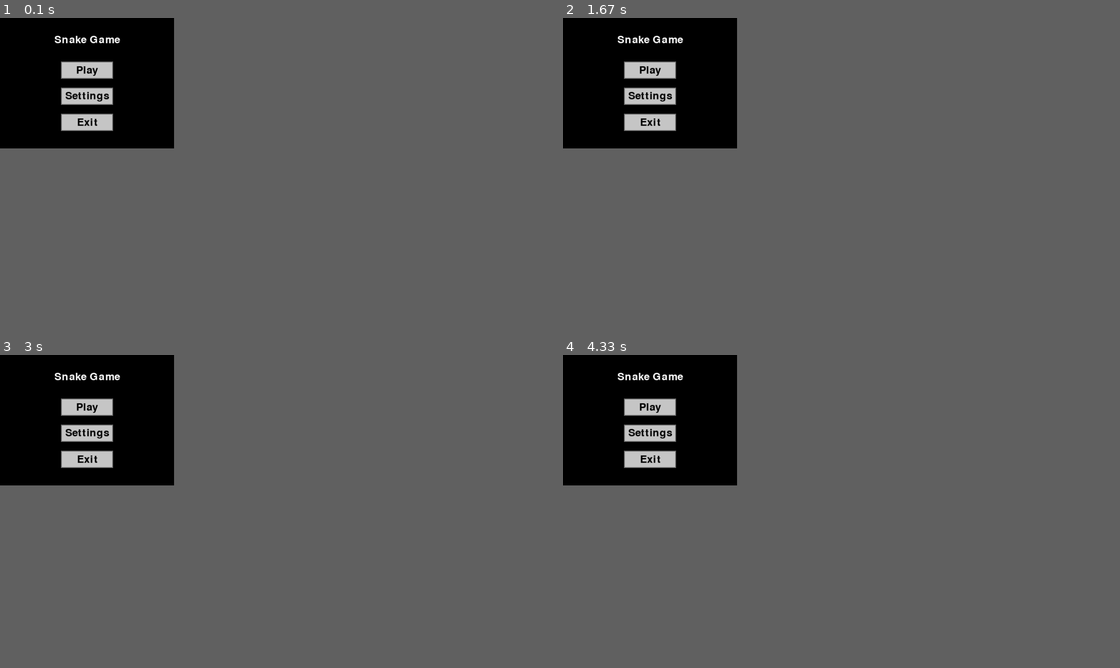
Above: before the commit, frames 1-4 (two rows, left to right).
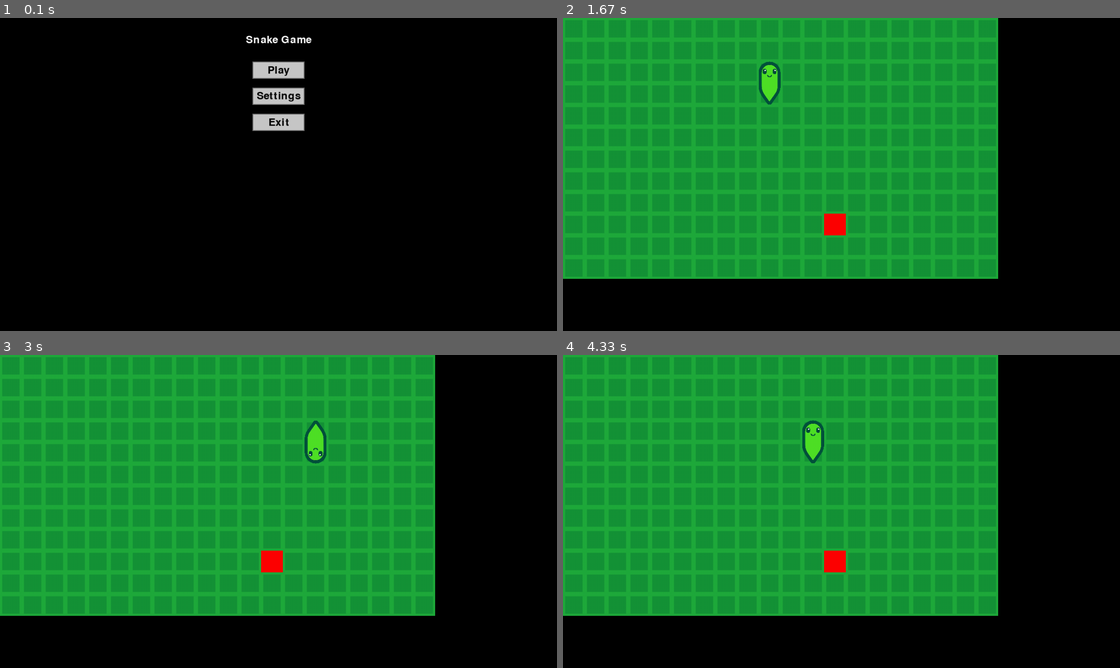
Above: after the commit, the same moments.

Repository: ElChamooo/AlgoBaguette
Game: pygame game, started from main.py
The game is run twice, just before and just after one commit, with the same random seed, the same clock (stepped at 60 frames per second) and the same inputs.
Inputs (mouse positions are in pixels of both pictures, inside the frame that each line leads up to):
- Up to frame 1 (0.1 s): no input
- Up to frame 2 (1.67 s): press the mouse at (841, 71) at 0.37 s; move the mouse to (863, 83) at 0.47 s; release the mouse at (891, 99) at 0.6 s; hold Right 0.67-1.13 s; move the mouse to (819, 89) at 0.7 s; hold Up 1.17-1.63 s; move the mouse to (796, 161) at 1.2 s
- Up to frame 3 (3 s): hold Right 1.67-2.17 s; hold Down from 2.77 s (still down)
- Up to frame 4 (4.33 s): release Down at 3.32 s; hold Left 3.35-3.9 s; hold Up from 3.93 s (still down)
In our replay, the window is 360x270 before the commit and 1152x648 after it. These sizes can differ from the game's own. Grey fills any space a smaller window leaves; there, only what the larger window draws over its background counts as a difference.

The runs differ from the first frame. In frame 1, 3.2% of the frame differs, in the area x 9-56%, y 5-37%; in frame 2, 65%, in the area x 0-79%, y 0-84%; in frame 3, 65%; in frame 4, 65%.

Commit message:
adapting the window size

Diff:
--- a/game/settings.py
+++ b/game/settings.py
@@ -1,5 +1,6 @@
-WINDOW_WIDTH = 400
-WINDOW_HEIGHT = 300
+# Dimensions de la fenêtre
+WINDOW_WIDTH = 1000  # Largeur de la fenêtre
+WINDOW_HEIGHT = 600  # Hauteur de la fenêtre
 
 # Couleurs
 WHITE = (255, 255, 255)
--- a/main.py
+++ b/main.py
@@ -1,4 +1,6 @@
+import os
 import pygame
+from game.settings import WINDOW_WIDTH, WINDOW_HEIGHT
 from ui.menu import main_menu
 from ui.settings_menu import settings_menu
 from snake import main_game
@@ -8,13 +10,16 @@
 
 def main():
     pygame.init()
+    # Initialiser la fenêtre en mode plein écran
+    screen = pygame.display.set_mode((0, 0), pygame.FULLSCREEN)  # (0, 0) pour s'adapter à la résolution de l'écran
+    pygame.display.set_caption("Snake Game")
 
     while True:
-        action = main_menu()
+        action = main_menu(screen)  # Passer l'écran aux menus
         if action == "play":
-            main_game(game_settings["game_speed"], game_settings["apple_count"])
+            main_game(screen, game_settings["game_speed"], game_settings["apple_count"])
         elif action == "settings":
-            game_settings.update(settings_menu(game_settings))  # Met à jour les paramètres globaux
+            game_settings.update(settings_menu(screen, game_settings))  # Passer l'écran aux paramètres
         elif action == "exit":
             break
 
--- a/snake.py
+++ b/snake.py
@@ -159,7 +159,7 @@
             apples.append((x, y))
     return apples
 
-def main_game(game_speed, apple_count):
+def main_game(screen, game_speed, apple_count):
     # Initialisation du jeu
     grid_width = WINDOW_WIDTH // CELL_SIZE
     grid_height = WINDOW_HEIGHT // CELL_SIZE
--- a/ui/menu.py
+++ b/ui/menu.py
@@ -1,25 +1,21 @@
 import pygame
-from game.settings import WINDOW_WIDTH, WINDOW_HEIGHT, WHITE, BLACK, GRAY, DARK_GRAY
-from ui.settings_menu import settings_menu  # Importer le menu des paramètres
+from game.settings import WHITE, BLACK, GRAY, DARK_GRAY
 
-def main_menu():
-    pygame.init()
-    screen = pygame.display.set_mode((WINDOW_WIDTH, WINDOW_HEIGHT))
-    pygame.display.set_caption("Snake Game - Menu")
+def main_menu(screen):
     font = pygame.font.Font(None, 36)
 
     running = True
     while running:
         screen.fill(BLACK)
         title = font.render("Snake Game", True, WHITE)
-        title_rect = title.get_rect(center=(WINDOW_WIDTH // 2, 50))
+        title_rect = title.get_rect(center=(screen.get_width() // 2, 50))
         screen.blit(title, title_rect)
 
         # Définir les boutons
         buttons = [
-            {"label": "Play", "rect": pygame.Rect(WINDOW_WIDTH // 2 - 60, 100, 120, 40)},
-            {"label": "Settings", "rect": pygame.Rect(WINDOW_WIDTH // 2 - 60, 160, 120, 40)},
-            {"label": "Exit", "rect": pygame.Rect(WINDOW_WIDTH // 2 - 60, 220, 120, 40)},
+            {"label": "Play", "rect": pygame.Rect(screen.get_width() // 2 - 60, 100, 120, 40)},
+            {"label": "Settings", "rect": pygame.Rect(screen.get_width() // 2 - 60, 160, 120, 40)},
+            {"label": "Exit", "rect": pygame.Rect(screen.get_width() // 2 - 60, 220, 120, 40)},
         ]
 
         # Dessiner les boutons
@@ -47,5 +43,4 @@
                         elif button["label"] == "Exit":
                             return "exit"
 
-    pygame.quit()
     return "exit"
--- a/ui/settings_menu.py
+++ b/ui/settings_menu.py
@@ -1,5 +1,5 @@
 import pygame
-from game.settings import WINDOW_WIDTH, WINDOW_HEIGHT, WHITE, BLACK, GRAY, DARK_GRAY
+from game.settings import WHITE, BLACK, GRAY, DARK_GRAY
 
 def draw_slider(screen, x, y, width, value, min_value, max_value, label, font):
     """Dessine une slide bar."""
@@ -9,10 +9,7 @@
     text = font.render(f"{label}: {value}", True, WHITE)
     screen.blit(text, (x, y - 30))
 
-def settings_menu(current_settings):
-    pygame.init()
-    screen = pygame.display.set_mode((WINDOW_WIDTH, WINDOW_HEIGHT))
-    pygame.display.set_caption("Snake Game - Settings")
+def settings_menu(screen, current_settings):
     font = pygame.font.Font(None, 36)
 
     # Charger les paramètres actuels
@@ -27,7 +24,7 @@
     while running:
         screen.fill(BLACK)
         title = font.render("Settings", True, WHITE)
-        title_rect = title.get_rect(center=(WINDOW_WIDTH // 2, 50))
+        title_rect = title.get_rect(center=(screen.get_width() // 2, 50))
         screen.blit(title, title_rect)
 
         # Dessiner les sliders
@@ -35,7 +32,7 @@
         draw_slider(screen, 100, 200, 200, apple_count, apple_count_min, apple_count_max, "Apple Count", font)
 
         # Bouton "Back"
-        back_button = pygame.Rect(WINDOW_WIDTH // 2 - 60, 280, 120, 40)
+        back_button = pygame.Rect(screen.get_width() // 2 - 60, 280, 120, 40)
         pygame.draw.rect(screen, GRAY, back_button)
         pygame.draw.rect(screen, DARK_GRAY, back_button, 2)
         back_text = font.render("Back", True, BLACK)
@@ -50,17 +47,13 @@
                 running = False
             elif event.type == pygame.MOUSEBUTTONDOWN:
                 mouse_pos = event.pos
-                # Vérifier si le bouton "Back" est cliqué
                 if back_button.collidepoint(mouse_pos):
                     return {"game_speed": game_speed, "apple_count": apple_count}
             elif event.type == pygame.MOUSEMOTION:
                 mouse_pos = event.pos
-                # Ajuster la valeur de game_speed si la souris est sur le slider
                 if 100 <= mouse_pos[0] <= 300 and 115 <= mouse_pos[1] <= 125:
                     game_speed = int((mouse_pos[0] - 100) / 200 * (game_speed_max - game_speed_min) + game_speed_min)
-                # Ajuster la valeur de apple_count si la souris est sur le slider
                 if 100 <= mouse_pos[0] <= 300 and 195 <= mouse_pos[1] <= 205:
                     apple_count = int((mouse_pos[0] - 100) / 200 * (apple_count_max - apple_count_min) + apple_count_min)
 
-    pygame.quit()
     return {"game_speed": game_speed, "apple_count": apple_count}
